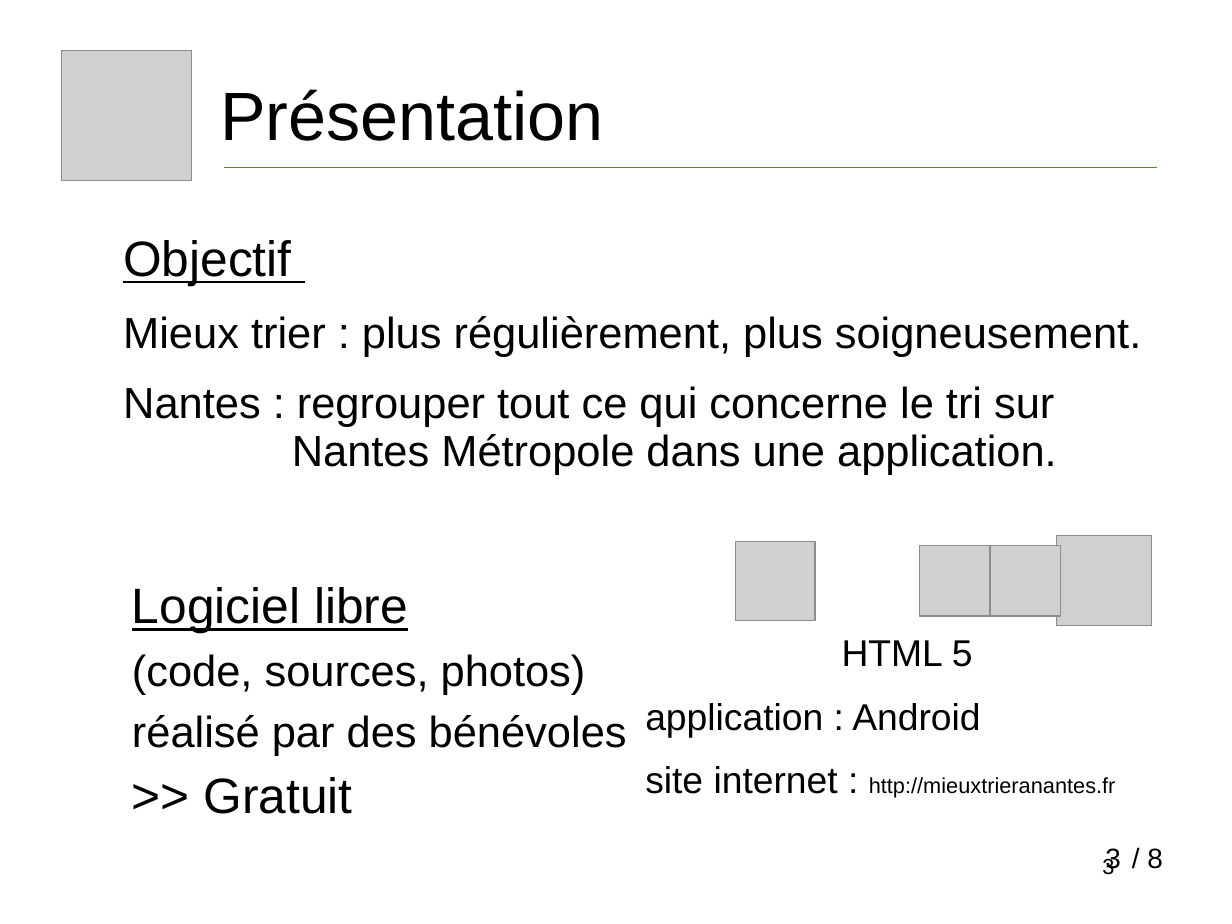
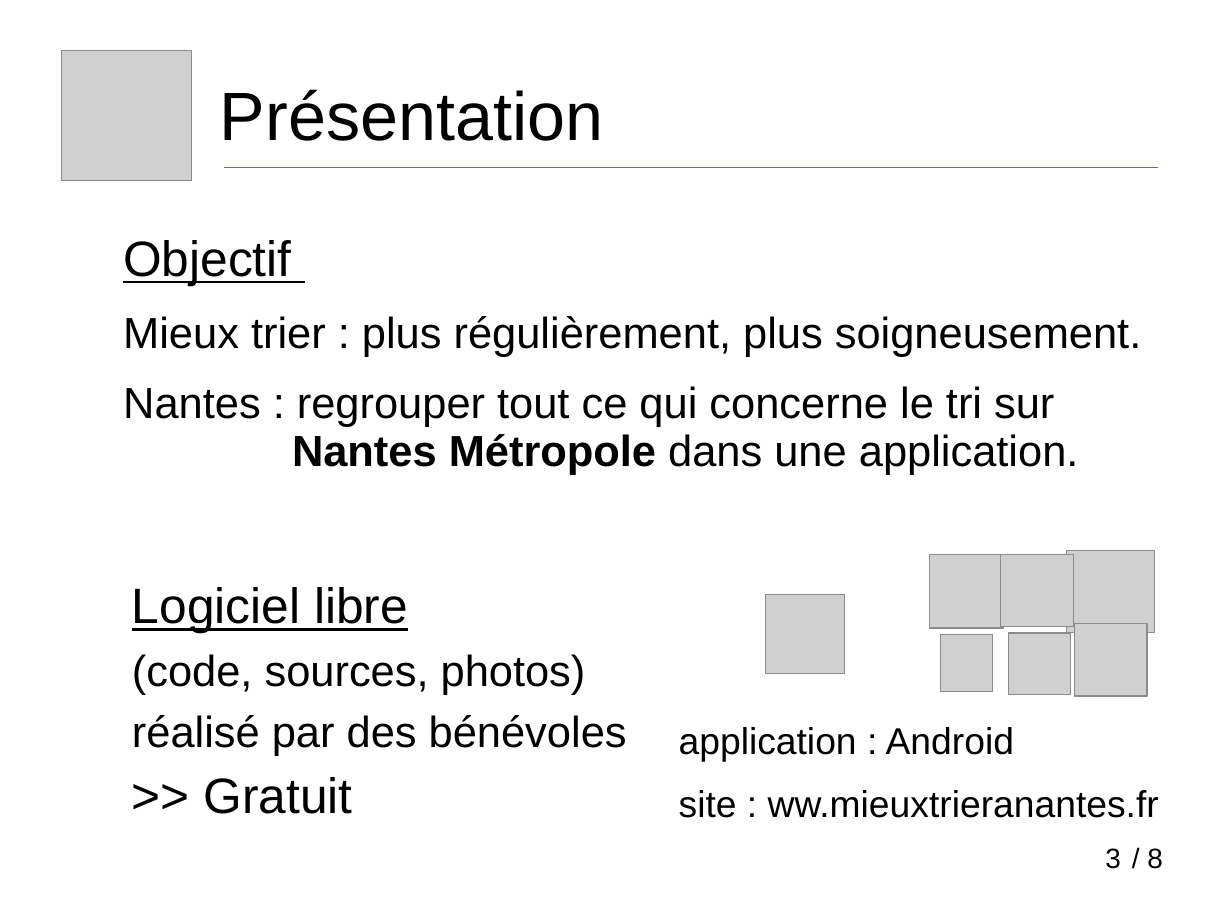
Before and after one commit to vivreanantes/VivreANantes_Complements, a slide deck: slide 3 of doc/Presentation_Mieux_Trier_A_Nantes.ppt. Drawn at 1232x924 pixels with LibreOffice and Linux fonts; fonts in the diff are those of the drawing; grey boxes stand for pictures. Boxes give left, top, right and bottom in pixels: in the first picture for what was removed or moved away, otherwise in the second. Text is boxed around its words. In the diff, an @@ line names an element or a change of style, - is before the commit and + after.

```diff
--- a/doc/Presentation_Mieux_Trier_A_Nantes.ppt
+++ b/doc/Presentation_Mieux_Trier_A_Nantes.ppt
@@ text "Objectif" at (123, 240, 1141, 475): bold on in "Nantes Métropole" @@
@@ picture: place and size @@
-picture at (920, 546, 991, 616)
+picture at (930, 555, 1004, 628)
@@ picture: place and size @@
-picture at (991, 546, 1061, 616)
+picture at (1001, 555, 1073, 627)
@@ picture: place and size @@
-picture at (1056, 537, 1153, 627)
+picture at (1068, 550, 1155, 633)
@@ picture: place and size @@
-picture at (737, 541, 816, 620)
+picture at (766, 595, 845, 674)
@@ picture added at (1074, 624, 1147, 696) @@
@@ text at (842, 640, 973, 667): paragraph removed @@
-HTML 5
@@ picture added at (941, 635, 994, 692) @@
@@ picture added at (1010, 633, 1071, 694) @@
@@ text "application : Android": place and size @@
-text "application : Android" at (645, 640, 1116, 798)
+text "application : Android" at (679, 727, 1159, 818)
@@ text at (679, 790, 1159, 818): text changed; size 14 to 24 pt @@
-site internet : http://mieuxtrieranantes.fr
+site : ww.mieuxtrieranantes.fr
@@ page number rewrapped from (1102, 857, 1114, 875) to (1105, 848, 1121, 869) @@
@@ page number removed at (1105, 848, 1121, 873) @@
-3
```
Also in this commit, not shown: 7 other slides changed, 9 other files.
